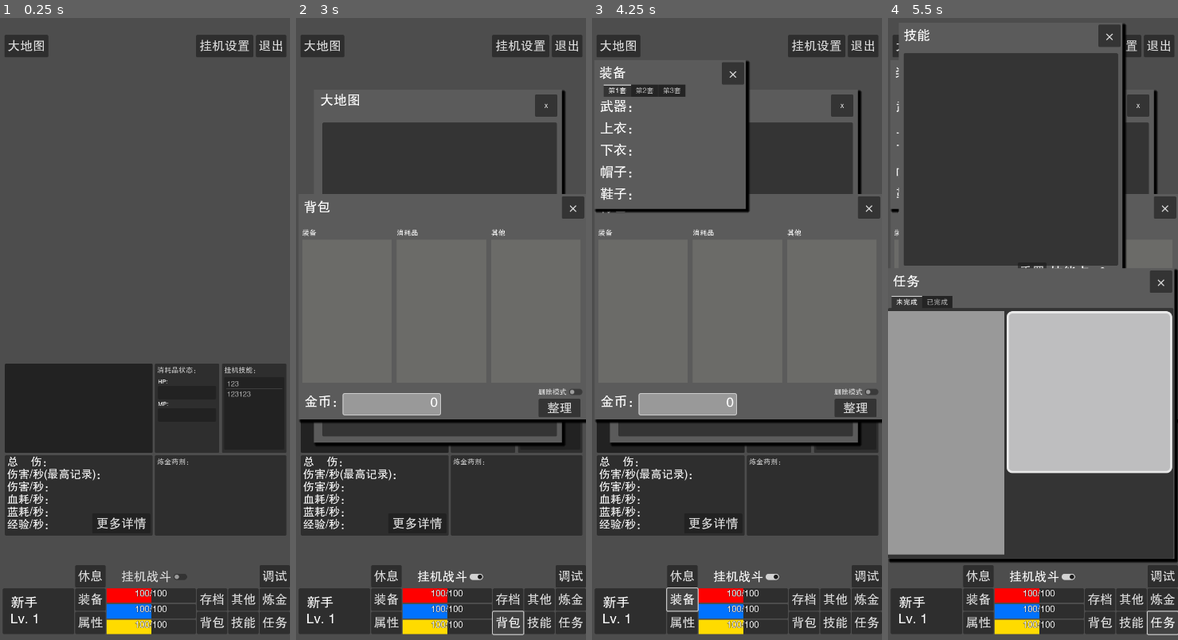
Above: before the commit, frames 1-4 (left to right).
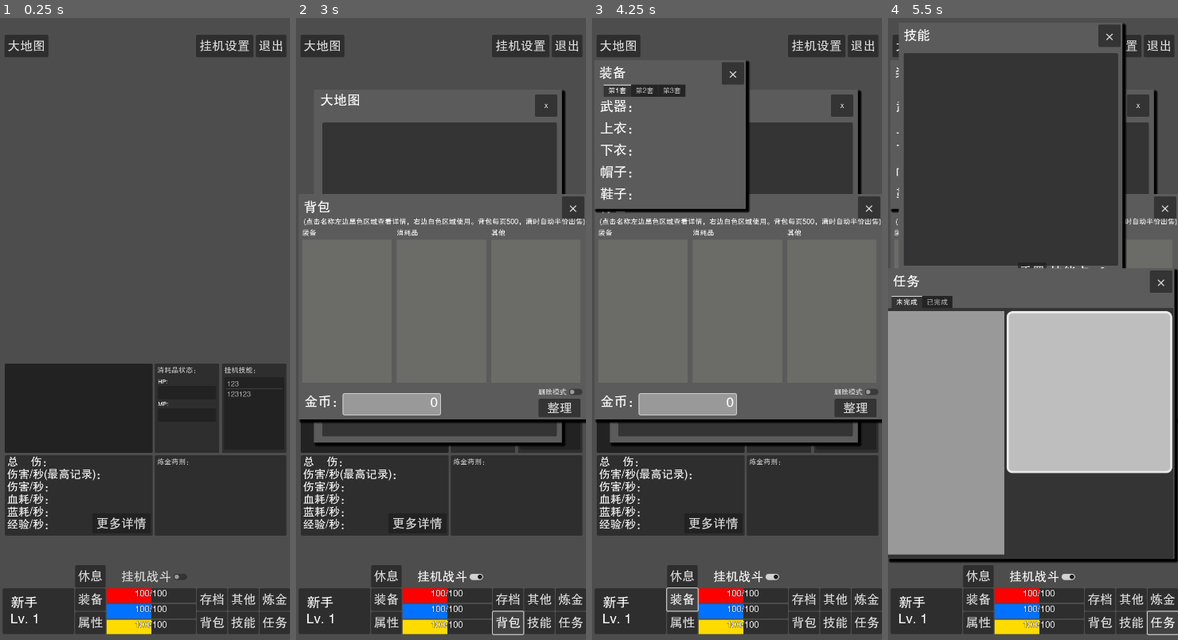
Above: after the commit, the same moments.

Repository: limingboGitHub/TextAdventure
Game: Godot game, scene res://src/scenes/game/world.tscn
Same seed, same stepped clock (60 frames per second), same inputs: the game is played once before the commit and once after it. This scene is started directly instead of the project's main scene.
Inputs:
- Up to frame 1 (0.25 s): no input
- Up to frame 2 (3 s): click "大地图" at 0.5 s; click "休息" at 1.25 s; click "挂机战斗" at 2 s; click "背包" at 2.75 s
- Up to frame 3 (4.25 s): click "装备" at 3.5 s
- Up to frame 4 (5.5 s): click "技能" at 4.25 s; click "任务" at 5 s

The runs differ from the first frame. In frame 1, 0.3% of the frame differs, in the area x 89-100%, y 87-92%; in frame 2, 0.9%, in the area x 2-100%, y 32-92%; in frame 3, 0.9%; in frame 4, 0.4%.
Error in both runs: Attempt to call function 'get_as_text' in base 'null instance' on a null instance. (res://src/core/res_manager.gd:221)

Commit message:
feat: 新增背包提示

Diff:
--- a/src/scenes/dialog/auto_setting_dialog.tscn
+++ b/src/scenes/dialog/auto_setting_dialog.tscn
@@ -155,7 +155,7 @@
 offset_bottom = 317.0
 theme_override_colors/font_color = Color(1, 1, 1, 1)
 theme_override_font_sizes/font_size = 30
-text = "省电挂机模式"
+text = "省电挂机模式(不展示伤害等信息)"
 
 [node name="OKButton" type="Button" parent="."]
 layout_mode = 1
--- a/src/scenes/dialog/bag_dialog.tscn
+++ b/src/scenes/dialog/bag_dialog.tscn
@@ -54,6 +54,13 @@
 theme = ExtResource("2_8h33t")
 text = "背包"
 
+[node name="Tip" type="Label" parent="Label"]
+offset_top = 40.0
+offset_right = 630.0
+offset_bottom = 59.0
+theme_override_font_sizes/font_size = 16
+text = "(点击名称左边黑色区域查看详情，右边白色区域使用。背包每页500，满时自动半价出售)"
+
 [node name="DragControl" type="Control" parent="."]
 layout_mode = 3
 anchors_preset = 0
--- a/src/scenes/game/player.gd
+++ b/src/scenes/game/player.gd
@@ -354,6 +354,8 @@
 
 
 func add_skill_executed_effect(skill: DataBaseSkill,direction: Vector2):
+	if SingletonGame.perform_mode:
+		return
 	# 实例化技能名称场景
 	#var skill_name_scene = SkillNameScene.instantiate()
 	var skill_name_scene = SingletonGameScenePre.SkillNameScene.instantiate()
--- a/src/scenes/game/world.tscn
+++ b/src/scenes/game/world.tscn
@@ -176,6 +176,7 @@
 text = "退出"
 
 [node name="DebugBt" type="Button" parent="CanvasLayer/UI/ButtonControl"]
+visible = false
 layout_mode = 0
 offset_left = 580.0
 offset_top = 1231.0
